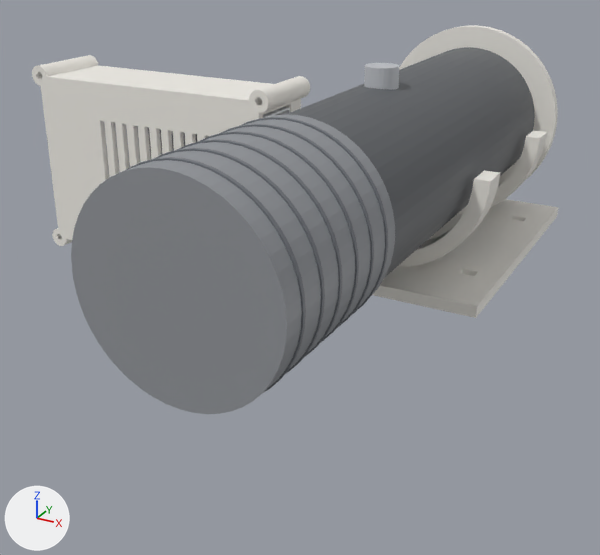
The glTF model models/noise-logger.glb: old version first, new version second.
The view is the same before and after, from a 50 mm camera at (231.0, -251.0, 117.0) aimed at (128.0, -64.0, 24.0). Every picture has the same lights, and +X, +Y and +Z are marked at lower left. The picture after the commit comes second.

Objects in the first picture: 'case_base', 'case_lid', 'mic', 'mic__grille', 'mic__knob', 'mic__ring', 'mic__ring#100', 'mic__ring#101', 'mic__ring#97', 'mic__ring#98', 'mic__ring#99', 'mic_cradle' and 2 more.
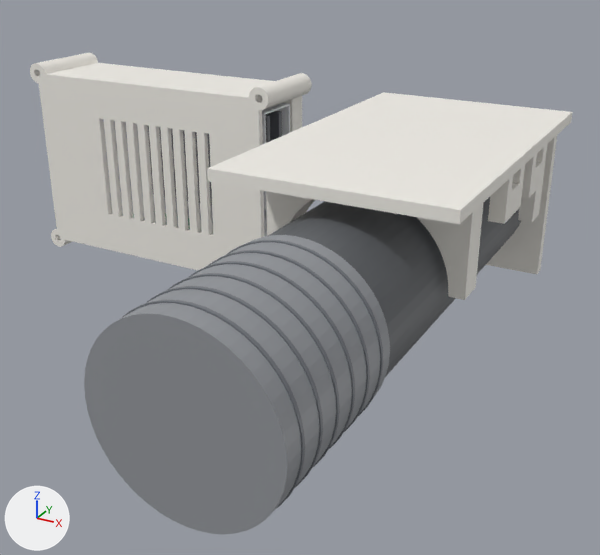
The change, as a list of edits to the scene's bpy script:
```text
Change me_mic_cradle:
    remove me_mic_cradle.from_pydata(...)  # 414 vertices, 844 faces; spans x 123.3..183.3, y -80.0..0.0, z 31.4..86.4
    remove me_mic_cradle.materials.append(mat_defaultmaterial_092)
    add me_mic_cradle.from_pydata(...)  # 313 vertices, 638 faces; spans x 123.8..183.8, y -100.0..0.0, z 12.8..63.8
    me_mic_cradle part 1: 414 vertices removed from x 123.3..183.3, y -80.0..0.0, z 31.4..86.4; 313 vertices added at x 123.8..183.8, y -100.0..0.0, z 12.8..63.8
    add me_mic_cradle.materials.append(mat_defaultmaterial_093)
Change me_mic:
    remove me_mic.from_pydata(...)  # 98 vertices, 192 faces; spans x 132.8..173.8, y -111.0..-3.0, z 39.4..80.4
    add me_mic.from_pydata(...)  # 98 vertices, 192 faces; spans x 133.3..174.3, y -112.0..-4.0, z 14.8..55.8
    me_mic part 2: the whole mesh is turned -180 degrees about the y axis through its middle, then moved by (0.5, -1.0, -24.6)
Change me_mic__grille:
    remove me_mic__grille.from_pydata(...)  # 98 vertices, 192 faces; spans x 131.8..174.8, y -153.0..-111.0, z 38.4..81.4
    add me_mic__grille.from_pydata(...)  # 98 vertices, 192 faces; spans x 132.3..175.3, y -154.0..-112.0, z 13.8..56.8
    me_mic__grille part 3: the whole mesh is turned -180 degrees about the y axis through its middle, then moved by (0.5, -1.0, -24.6)
Change me_mic__ring:
    remove me_mic__ring.from_pydata(...)  # 98 vertices, 192 faces; spans x 131.5..175.1, y -115.8..-115.0, z 38.1..81.7
    add me_mic__ring.from_pydata(...)  # 98 vertices, 192 faces; spans x 132.0..175.6, y -116.8..-116.0, z 13.5..57.1
    me_mic__ring part 4: the whole mesh is turned 180 degrees about the y axis through its middle, then moved by (0.5, -1.0, -24.6)
Change me_mic__ring_98:
    remove me_mic__ring_98.from_pydata(...)  # 98 vertices, 192 faces; spans x 131.5..175.1, y -128.8..-128.0, z 38.1..81.7
    add me_mic__ring_98.from_pydata(...)  # 98 vertices, 192 faces; spans x 132.0..175.6, y -123.3..-122.5, z 13.5..57.1
    me_mic__ring_98 part 5: the whole mesh is turned 180 degrees about the y axis through its middle, then moved by (0.5, 5.5, -24.6)
Change me_mic__ring_99:
    remove me_mic__ring_99.from_pydata(...)  # 98 vertices, 192 faces; spans x 131.5..175.1, y -135.3..-134.5, z 38.1..81.7
    add me_mic__ring_99.from_pydata(...)  # 98 vertices, 192 faces; spans x 132.0..175.6, y -129.8..-129.0, z 13.5..57.1
    me_mic__ring_99 part 6: the whole mesh is turned 180 degrees about the y axis through its middle, then moved by (0.5, 5.5, -24.6)
Change me_mic__ring_100:
    remove me_mic__ring_100.from_pydata(...)  # 98 vertices, 192 faces; spans x 131.5..175.1, y -141.8..-141.0, z 38.1..81.7
    add me_mic__ring_100.from_pydata(...)  # 98 vertices, 192 faces; spans x 132.0..175.6, y -136.3..-135.5, z 13.5..57.1
    me_mic__ring_100 part 7: the whole mesh is turned 180 degrees about the y axis through its middle, then moved by (0.5, 5.5, -24.6)
Change me_mic__ring_101:
    remove me_mic__ring_101.from_pydata(...)  # 98 vertices, 192 faces; spans x 131.5..175.1, y -148.3..-147.5, z 38.1..81.7
    add me_mic__ring_101.from_pydata(...)  # 98 vertices, 192 faces; spans x 132.0..175.6, y -142.8..-142.0, z 13.5..57.1
    me_mic__ring_101 part 8: the whole mesh is turned 180 degrees about the y axis through its middle, then moved by (0.5, 5.5, -24.6)
Change me_mic__knob:
    remove me_mic__knob.from_pydata(...)  # 50 vertices, 96 faces; spans x 149.3..157.3, y -74.5..-66.5, z 79.9..84.9
    add me_mic__knob.from_pydata(...)  # 50 vertices, 96 faces; spans x 149.8..157.8, y -74.5..-66.5, z 10.3..15.3
    me_mic__knob part 9: the whole mesh is turned 180 degrees about the y axis through its middle, then moved by (0.5, 0.0, -69.6)
Remove ob_mic__ring_97:
    ob_mic__ring_97 = bpy.data.objects.new('mic__ring#97', me_mic__ring_97)
Add ob_mic__ring_102:
    ob_mic__ring_102 = bpy.data.objects.new('mic__ring#102', me_mic__ring_102)  # a 48-sided cylinder along y spanning x 132.0..175.6, y -149.3..-148.5, z 13.5..57.1
    ob_mic__ring_102.location = (0.0, 0.0, 0.0)
```

Where the change shows, as pixel boxes [x1, y1, x2, y2] in the pictures (600 x 555 px):
'mic__grille', moved, turned
    before: [71, 114, 395, 414]
    after: [84, 235, 390, 534]
'mic_cradle', reshaped, recoloured
    before: [373, 25, 558, 318]
    after: [207, 92, 573, 300]
'mic', moved, turned
    before: [287, 47, 535, 277]
    after: [268, 197, 521, 376]
'mic__ring#101', moved, turned
    before: [126, 157, 306, 393]
    after: [146, 286, 323, 486]
'mic__ring#100', moved, turned
    before: [154, 148, 325, 373]
    after: [168, 273, 340, 467]
'mic__ring#99', moved, turned
    before: [177, 139, 342, 356]
    after: [188, 261, 355, 449]
'mic__ring#98', moved, turned
    before: [198, 131, 359, 341]
    after: [208, 250, 370, 432]
'mic__ring', moved, turned
    before: [240, 117, 388, 314]
    after: [226, 240, 383, 416]
'mic__ring#102', added
    after: [120, 300, 305, 508]
'mic__ring#97', deleted
    before: [219, 124, 374, 328]
'mic__knob', moved, turned (not visible afterwards)
    before: [364, 63, 400, 90]
